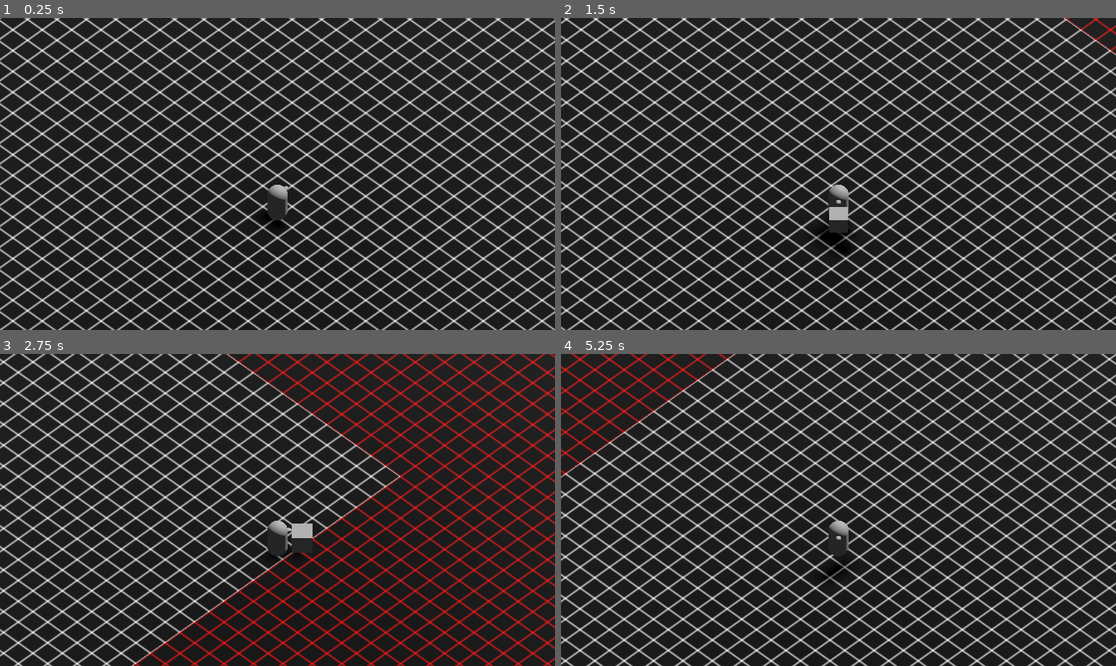
Above: before the commit, frames 1-4 (two rows, left to right).
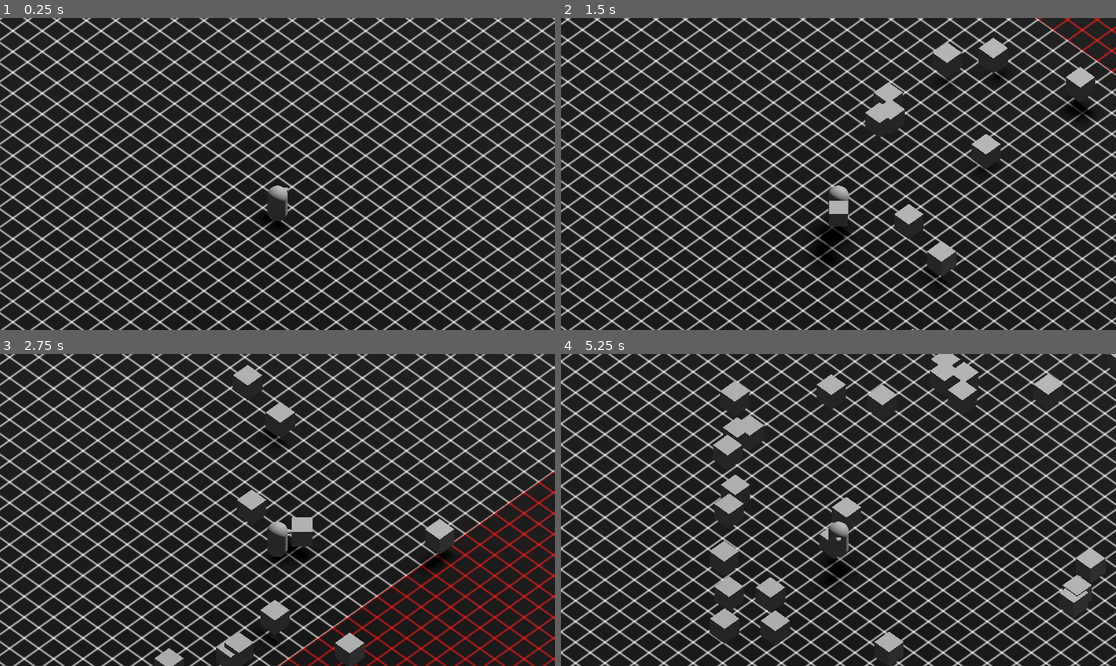
Above: after the commit, the same moments.

Repository: Sprotex/ludum-dare-53
Game: Godot game, scene res://blocks/main_level.tscn
Two runs of this game, one before a commit and one after it. Both use one fixed random seed, a clock stepped at 60 frames per second and the inputs below.
Inputs:
- Up to frame 1 (0.25 s): no input
- Up to frame 2 (1.5 s): tap Enter at 0.5 s; hold D (move_right) 0.53-1.28 s; hold Ctrl 0.53-1.28 s; tap Space (jump) at 0.77 s; hold S (move_down) from 1.28 s (still down); tap E (box_action) at 1.35 s
- Up to frame 3 (2.75 s): tap Space (jump) at 1.52 s; tap Ctrl at 1.55 s; release S (move_down) at 2.03 s; hold D (move_right) from 2.03 s (still down); hold Ctrl from 2.03 s (still down)
- Up to frame 4 (5.25 s): release D (move_right) at 2.78 s; release Ctrl at 2.78 s; hold W (move_up) 2.78-3.53 s; tap Ctrl at 2.85, 4.35 s; tap Space (jump) at 3.02, 3.77, 4.52 s; hold Ctrl 3.53-4.28 s; hold A (move_left) 3.53-5.03 s; tap E (box_action) at 3.6 s; hold S (move_down) from 5.03 s (still down); hold Ctrl from 5.03 s (still down)

The runs differ from the first frame. In frame 1, 32% of the frame differs, in the area x 0-100%, y 0-100%; in frame 2, 31%; in frame 3, 40%; in frame 4, 49%.

Commit message:
add spawning outside screen
add curve outside screen
add debug spawning function
fix box transform
remove debug printout
fix camera global transform issues

Diff:
--- /dev/null
+++ b/blocks/Spawnpoint.gd
@@ -0,0 +1,15 @@
+extends PathFollow3D
+
+@export var enemy_scene: PackedScene
+
+@onready var randomizer = RandomNumberGenerator.new()
+
+func spawn() -> void:
+	var instance = enemy_scene.instantiate()
+	progress_ratio = randomizer.randf()
+	LevelReference.level.enemies.add_child(instance)
+	instance.global_position = global_position
+
+func _process(_delta) -> void:
+	if Input.is_key_pressed(KEY_CTRL):
+		spawn()
--- a/blocks/box/box.tscn
+++ b/blocks/box/box.tscn
@@ -7,16 +7,17 @@
 [sub_resource type="BoxShape3D" id="BoxShape3D_t60st"]
 
 [node name="Box" type="RigidBody3D" node_paths=PackedStringArray("mesh")]
-transform = Transform3D(1, 0, 0, 0, 1, 0, 0, 0, 1, 0, 0.5, 0)
 freeze = true
 freeze_mode = 1
 script = ExtResource("1_cpfrd")
 mesh = NodePath("MeshInstance3D")
 
 [node name="MeshInstance3D" type="MeshInstance3D" parent="."]
+transform = Transform3D(1, 0, 0, 0, 1, 0, 0, 0, 1, 0, 0.5, 0)
 mesh = SubResource("BoxMesh_relkl")
 
 [node name="CollisionShape3D" type="CollisionShape3D" parent="."]
+transform = Transform3D(1, 0, 0, 0, 1, 0, 0, 0, 1, 0, 0.5, 0)
 shape = SubResource("BoxShape3D_t60st")
 
 [connection signal="sleeping_state_changed" from="." to="." method="_on_sleeping_state_changed"]
--- a/blocks/level.gd
+++ b/blocks/level.gd
@@ -3,6 +3,7 @@
 @export var player: CharacterBody3D
 @export var boxes: Node3D
 @export var camera: Camera3D
+@export var enemies: Node3D
 
 func _on_tree_entered():
 	LevelReference.level = self
--- a/blocks/main_level.tscn
+++ b/blocks/main_level.tscn
@@ -7,14 +7,24 @@
 [ext_resource type="QuadMesh" uid="uid://c4m2ij4h8oyln" path="res://environment/mesh/60x60_plane.tres" id="5_o7bnq"]
 [ext_resource type="Environment" uid="uid://dhvcx7ga4gqn1" path="res://environment/default_environment.tres" id="6_fidnt"]
 [ext_resource type="PackedScene" uid="uid://p75r86l51kxp" path="res://blocks/player/player.tscn" id="7_vq8vl"]
+[ext_resource type="Script" path="res://blocks/Spawnpoint.gd" id="8_gpel6"]
+[ext_resource type="PackedScene" uid="uid://kjih6718j3jp" path="res://blocks/box/box.tscn" id="9_f562p"]
 
 [sub_resource type="WorldBoundaryShape3D" id="WorldBoundaryShape3D_xpx8o"]
 
-[node name="MainLevel" type="Node3D" node_paths=PackedStringArray("player", "boxes", "camera")]
+[sub_resource type="Curve3D" id="Curve3D_vrmth"]
+_data = {
+"points": PackedVector3Array(0, 0, 0, 0, 0, 0, -20, 0, -20, 0, 0, 0, 0, 0, 0, -20, 0, 20, 0, 0, 0, 0, 0, 0, 20, 0, 20, 0, 0, 0, 0, 0, 0, 20, 0, -20, 0, 0, 0, 0, 0, 0, -20, 0, -20),
+"tilts": PackedFloat32Array(0, 0, 0, 0, 0)
+}
+point_count = 5
+
+[node name="MainLevel" type="Node3D" node_paths=PackedStringArray("player", "boxes", "camera", "enemies")]
 script = ExtResource("1_f3xqy")
 player = NodePath("Player")
 boxes = NodePath("Boxes")
-camera = NodePath("CameraRig/Camera3D")
+camera = NodePath("PlayerFollowingRig/Camera3D")
+enemies = NodePath("Enemies")
 
 [node name="Static" type="Node3D" parent="."]
 
@@ -22,67 +32,82 @@
 transform = Transform3D(1, 0, 0, 0, -0.586924, 0.809642, 0, -0.809642, -0.586924, 15.4268, 4, -9.73874)
 shadow_enabled = true
 
-[node name="Floor" type="StaticBody3D" parent="Static"]
+[node name="WorldEnvironment" type="WorldEnvironment" parent="Static"]
+environment = ExtResource("6_fidnt")
 
-[node name="OtherMeshInstance3D" type="MeshInstance3D" parent="Static/Floor"]
+[node name="Collision" type="Node3D" parent="Static"]
+
+[node name="Floor" type="StaticBody3D" parent="Static/Collision"]
+
+[node name="OtherMeshInstance3D" type="MeshInstance3D" parent="Static/Collision/Floor"]
 transform = Transform3D(1, 0, 0, 0, -4.37114e-08, 1, 0, -1, -4.37114e-08, 0, -0.01, 0)
 material_override = ExtResource("2_blm38")
 mesh = ExtResource("3_0qwn0")
 skeleton = NodePath("")
 
-[node name="WalkablePlayerMeshInstance3D" type="MeshInstance3D" parent="Static/Floor"]
+[node name="WalkablePlayerMeshInstance3D" type="MeshInstance3D" parent="Static/Collision/Floor"]
 transform = Transform3D(1, 0, 0, 0, -4.37114e-08, 1, 0, -1, -4.37114e-08, 0, 0, 0)
 material_override = ExtResource("4_ysmbp")
 mesh = ExtResource("5_o7bnq")
 skeleton = NodePath("")
 
-[node name="CollisionShape3D" type="CollisionShape3D" parent="Static/Floor"]
+[node name="CollisionShape3D" type="CollisionShape3D" parent="Static/Collision/Floor"]
 shape = SubResource("WorldBoundaryShape3D_xpx8o")
 
-[node name="Barrier1" type="StaticBody3D" parent="Static"]
+[node name="Barrier1" type="StaticBody3D" parent="Static/Collision"]
 transform = Transform3D(1, 0, 0, 0, -4.37114e-08, 1, 0, -1, -4.37114e-08, 0, 0, 30)
 
-[node name="CollisionShape3D" type="CollisionShape3D" parent="Static/Barrier1"]
+[node name="CollisionShape3D" type="CollisionShape3D" parent="Static/Collision/Barrier1"]
 shape = SubResource("WorldBoundaryShape3D_xpx8o")
 
-[node name="Barrier2" type="StaticBody3D" parent="Static"]
+[node name="Barrier2" type="StaticBody3D" parent="Static/Collision"]
 transform = Transform3D(1, 0, 0, 0, -4.37114e-08, -1, 0, 1, -4.37114e-08, 0, 0, -30)
 
-[node name="CollisionShape3D" type="CollisionShape3D" parent="Static/Barrier2"]
+[node name="CollisionShape3D" type="CollisionShape3D" parent="Static/Collision/Barrier2"]
 shape = SubResource("WorldBoundaryShape3D_xpx8o")
 
-[node name="Barrier3" type="StaticBody3D" parent="Static"]
+[node name="Barrier3" type="StaticBody3D" parent="Static/Collision"]
 transform = Transform3D(-4.37114e-08, -1, -4.37114e-08, 0, -4.37114e-08, 1, -1, 4.37114e-08, 1.91069e-15, 30, 0, -1.31134e-06)
 
-[node name="CollisionShape3D" type="CollisionShape3D" parent="Static/Barrier3"]
+[node name="CollisionShape3D" type="CollisionShape3D" parent="Static/Collision/Barrier3"]
 shape = SubResource("WorldBoundaryShape3D_xpx8o")
 
-[node name="Barrier4" type="StaticBody3D" parent="Static"]
+[node name="Barrier4" type="StaticBody3D" parent="Static/Collision"]
 transform = Transform3D(-4.37114e-08, 1, -4.37114e-08, 0, -4.37114e-08, -1, -1, -4.37114e-08, 1.91069e-15, -30, 0, 1.31134e-06)
 
-[node name="CollisionShape3D" type="CollisionShape3D" parent="Static/Barrier4"]
+[node name="CollisionShape3D" type="CollisionShape3D" parent="Static/Collision/Barrier4"]
 shape = SubResource("WorldBoundaryShape3D_xpx8o")
 
-[node name="WorldEnvironment" type="WorldEnvironment" parent="Static"]
-environment = ExtResource("6_fidnt")
+[node name="Boxes" type="Node3D" parent="."]
+transform = Transform3D(1, 0, 0, 0, 1, 0, 0, 0, 1, -0.0638552, 0, 0.0781536)
 
-[node name="Boxes" type="Node3D" parent="."]
+[node name="Enemies" type="Node3D" parent="."]
+transform = Transform3D(1, 0, 0, 0, 1, 0, 0, 0, 1, -0.0638552, 0, 0.0781536)
 
 [node name="Player" parent="." instance=ExtResource("7_vq8vl")]
 
 [node name="RemoteTransform3D" type="RemoteTransform3D" parent="Player"]
-remote_path = NodePath("../../CameraRig")
+remote_path = NodePath("../../PlayerFollowingRig")
 update_rotation = false
 
-[node name="CameraRig" type="Node3D" parent="."]
-transform = Transform3D(1, 0, 0, 0, 1, 0, 0, 0, 1, 0, 1, 0)
+[node name="PlayerFollowingRig" type="Node3D" parent="."]
+transform = Transform3D(0.707107, 0, 0.707107, 0, 1, 0, -0.707107, 0, 0.707107, 0, 1, 0)
 
-[node name="Camera3D" type="Camera3D" parent="CameraRig"]
-transform = Transform3D(0.707107, -0.5, 0.5, 0, 0.707107, 0.707107, -0.707107, -0.5, 0.5, 5, 9, 5)
+[node name="Camera3D" type="Camera3D" parent="PlayerFollowingRig"]
+transform = Transform3D(1, 0, 0, 0, 0.707107, 0.707107, 0, -0.707107, 0.707107, 0, 9, 7)
 doppler_tracking = 1
 projection = 1
 current = true
 fov = 37.8493
 size = 15.0
 
+[node name="Path3D" type="Path3D" parent="PlayerFollowingRig"]
+transform = Transform3D(1, 0, 0, 0, 1, 0, 0, 0, 1, 0, -1, 0)
+curve = SubResource("Curve3D_vrmth")
+
+[node name="PathFollow3D" type="PathFollow3D" parent="PlayerFollowingRig/Path3D"]
+transform = Transform3D(-1, 0, -8.74228e-08, 0, 1, 0, 8.74228e-08, 0, -1, -5, 0, 4)
+script = ExtResource("8_gpel6")
+enemy_scene = ExtResource("9_f562p")
+
 [connection signal="tree_entered" from="." to="." method="_on_tree_entered"]
--- a/blocks/player/MoveInput.gd
+++ b/blocks/player/MoveInput.gd
@@ -9,6 +9,6 @@
 func _process(_delta: float) -> void:
 	direction = Input.get_vector("move_left", "move_right", "move_up", "move_down")
 	var camera = LevelReference.level.camera
-	var right_direction = camera.transform.basis.x
+	var right_direction = camera.global_transform.basis.x
 	var forward_direction = right_direction.cross(Vector3.UP)
 	camera_transformed_direction = direction.x * right_direction + forward_direction * direction.y
--- a/blocks/player/walking.gd
+++ b/blocks/player/walking.gd
@@ -26,7 +26,6 @@
 		var local_position = body.global_position - position
 		collider.apply_impulse(-normal * inertia, local_position)
 		collider.apply_central_impulse(-normal * inertia * 0.5)
-		print(normal)
 
 
 func _handle_gravity(delta: float) -> void:
Not shown: 1 places in blocks/main_level.tscn that only renumber resources
